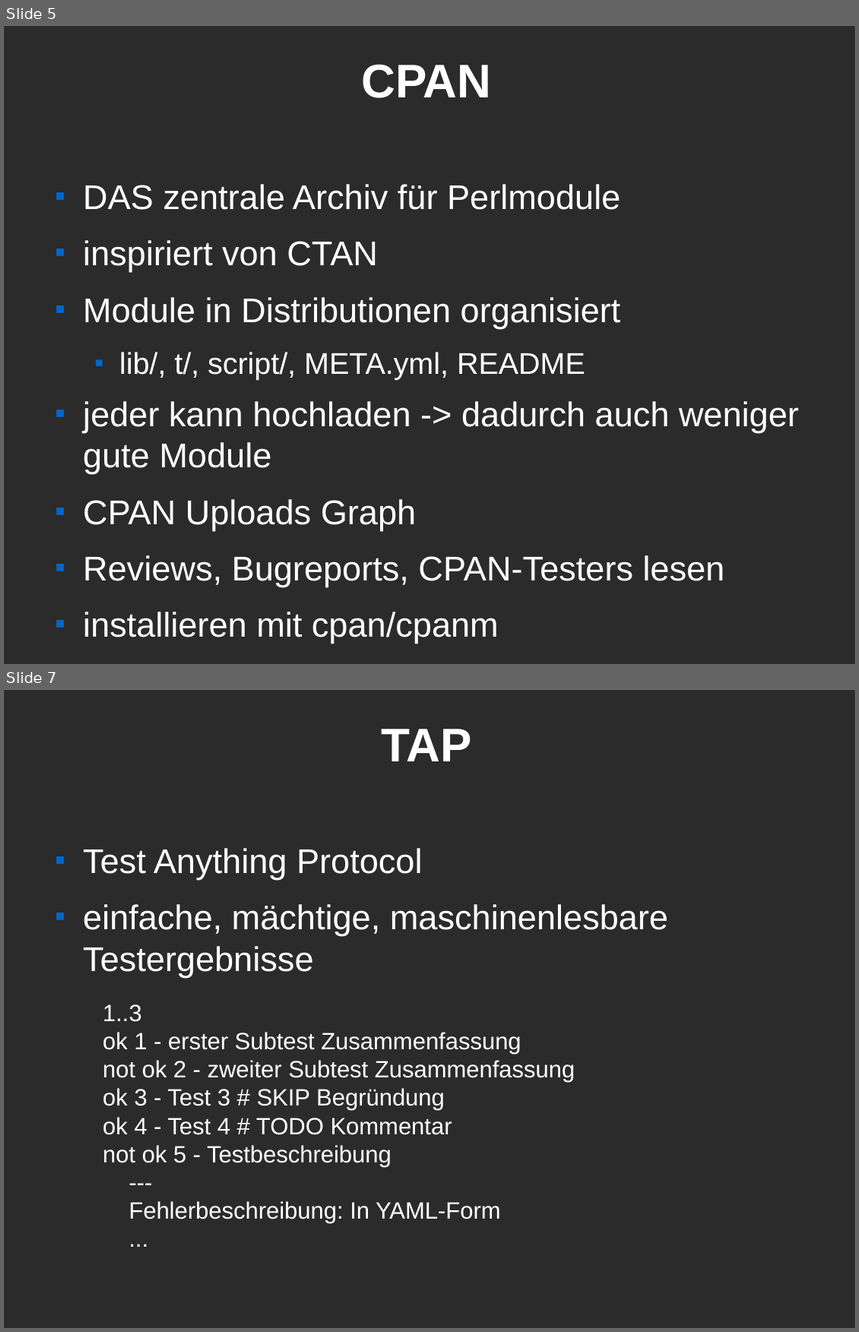
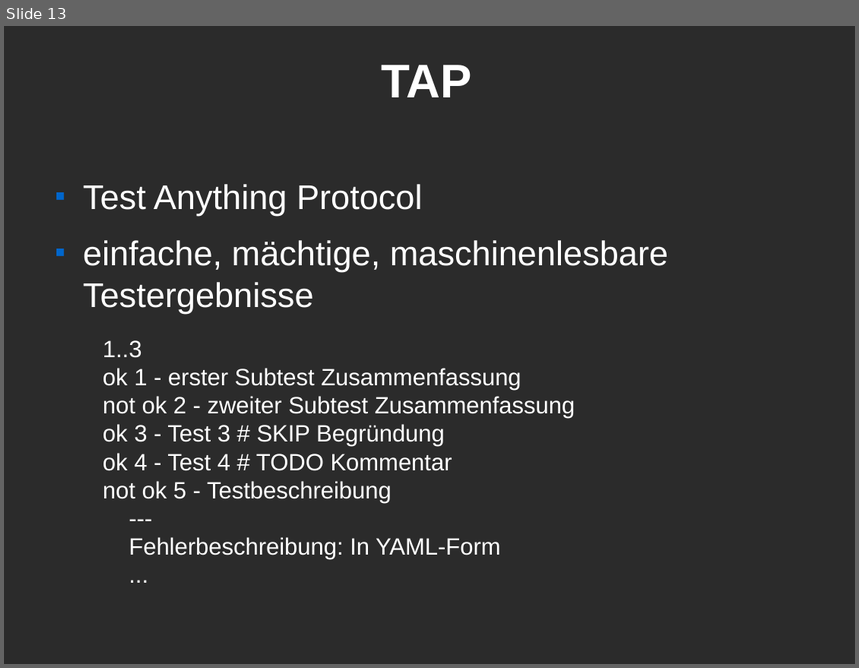
Before and after one commit to Caldrin/Vortrag_CLT, a slide deck: Modern Perl.odp. Shown one above the other, each under a label of ours: slides 5 and 7 before the commit, slide 13 after it; the slides between them are not shown. The pictures are 859x1332 and 859x668 pixels, drawn with LibreOffice and Linux fonts; fonts in the diff are those of the drawing; background and template pictures are left out; a plain dark background stands for a picture behind light text. Boxes give left, top, right and bottom in pixels: in the first picture for what was removed or moved away, otherwise in the second. Text is boxed around its words. In the diff, an @@ line names an element or a change of style, - is before the commit and + after.

```diff
--- a/Modern Perl.odp
+++ b/Modern Perl.odp
@@ slide 5 removed at bbox=[4, 26, 855, 664], background picture (left out) @@
@@ title removed at bbox=[361, 64, 491, 98] @@
-CPAN
@@ text removed at bbox=[83, 184, 799, 638] @@
-■ DAS zentrale Archiv für Perlmodule
-■ inspiriert von CTAN
-■ Module in Distributionen organisiert
-  ■ lib/, t/, script/, META.yml, README
-■ jeder kann hochladen -> dadurch auch weniger gute Module
-■ CPAN Uploads Graph
-■ Reviews, Bugreports, CPAN-Testers lesen
-■ installieren mit cpan/cpanm
@@ what was slide 7 is now slide 13 @@
```
Also in this commit, not shown: 2 slides changed, 12 slides added.
